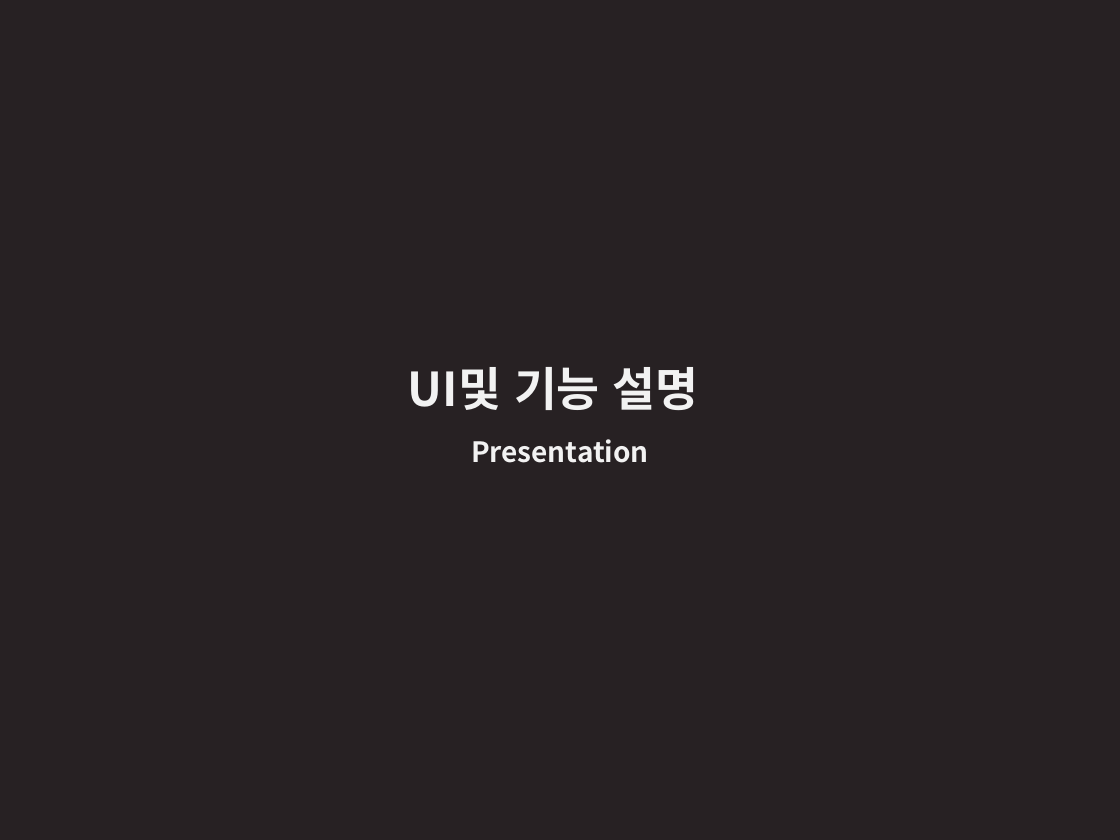
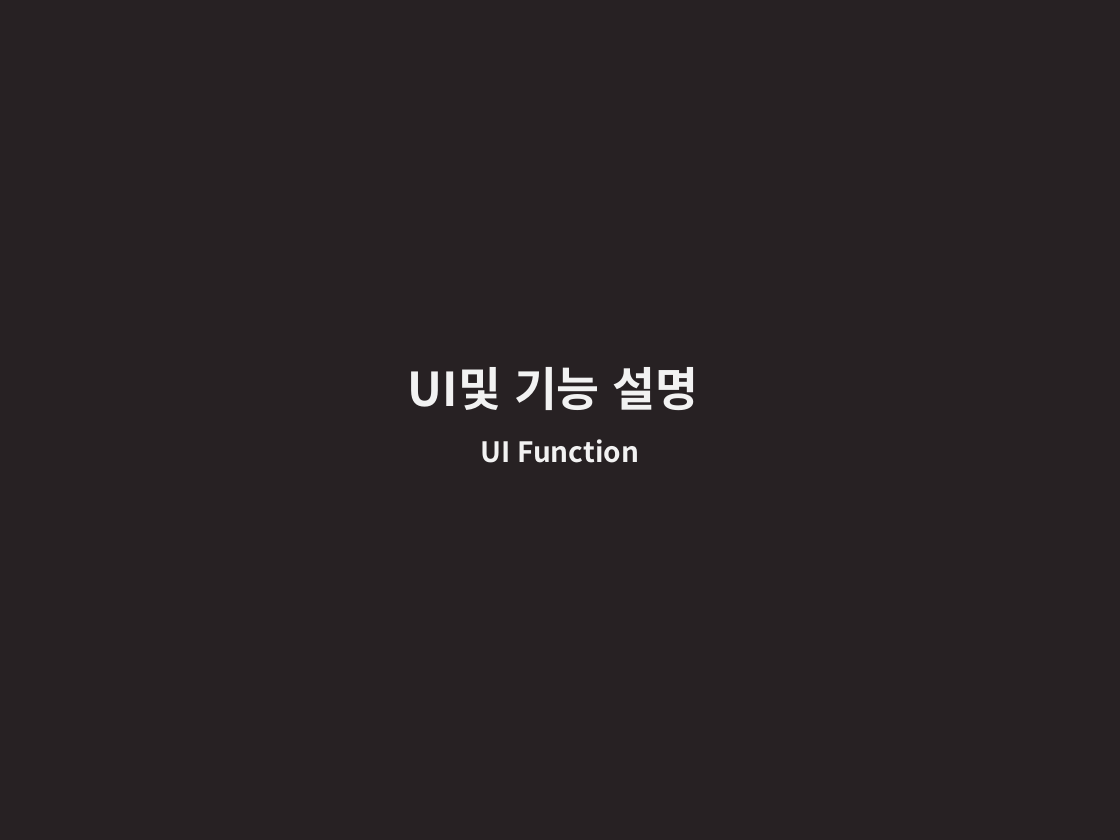
Before and after one commit to Dong-Jun-Shin/COMP_project, a slide deck: slide 23 of Document/DOC_source/ppt/pptTemp.pptx. Drawn at 1120x840 pixels with LibreOffice and Linux fonts; fonts in the diff are those of the drawing. Boxes give left, top, right and bottom in pixels: in the first picture for what was removed or moved away, otherwise in the second. Text is boxed around its words. In the diff, an @@ line names an element or a change of style, - is before the commit and + after.

```diff
--- a/Document/DOC_source/ppt/pptTemp.pptx
+++ b/Document/DOC_source/ppt/pptTemp.pptx
@@ text at bbox=[481, 439, 639, 463]: text changed @@
-Presentation
+UI Function
```
Also in this commit, not shown: 10 other slides changed, 5 slides added, 2 slides removed, 2 other files.
